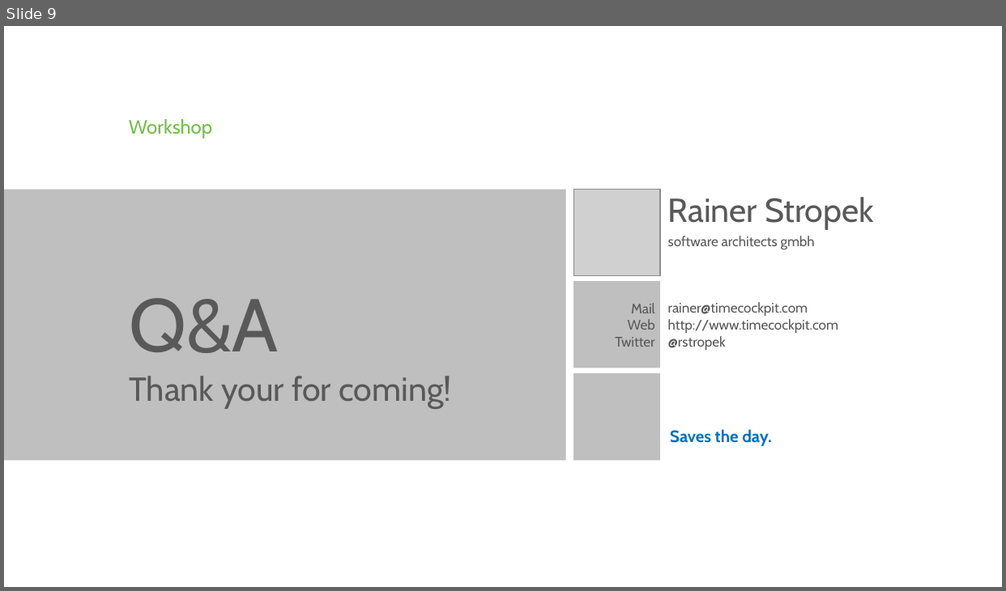
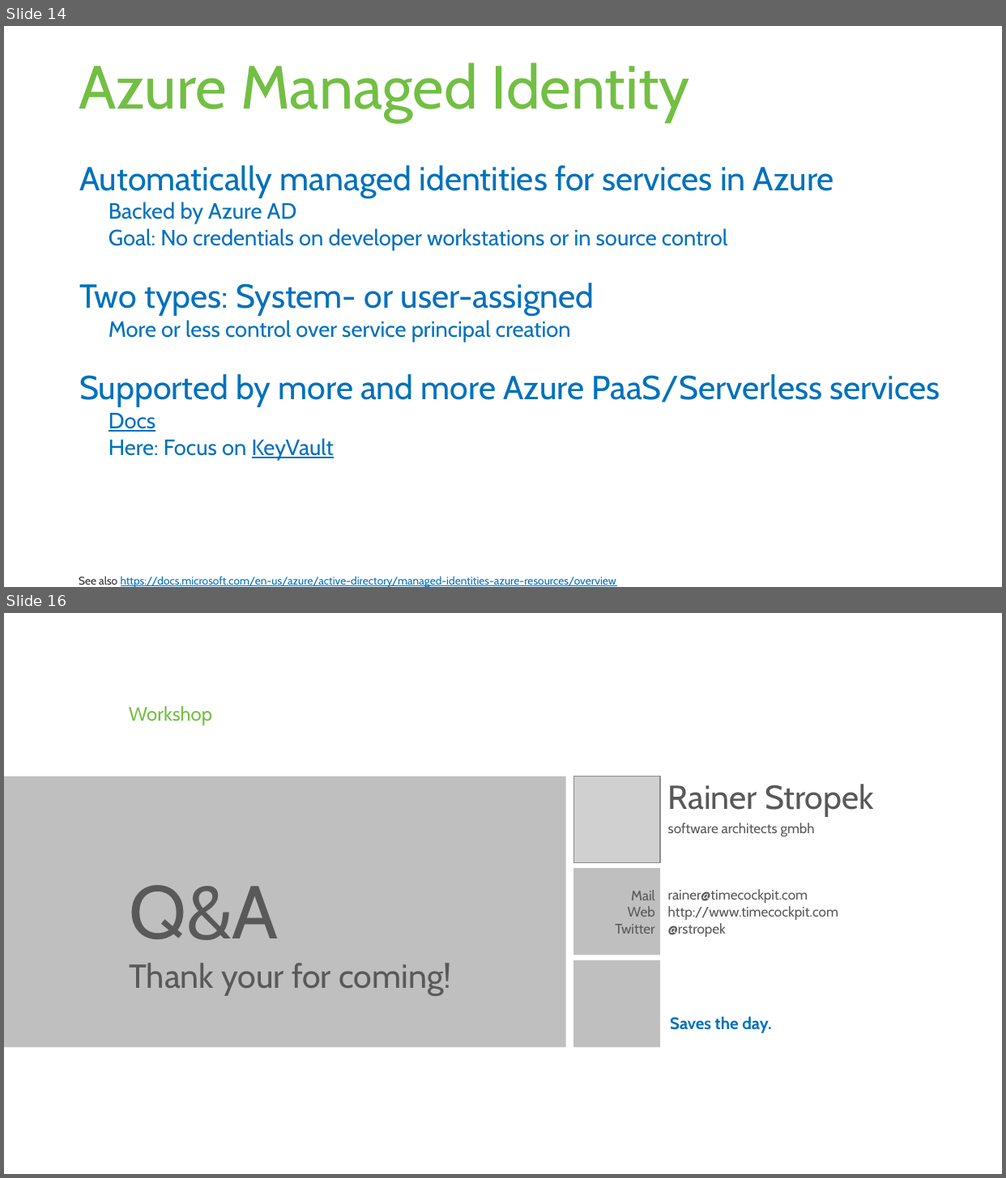
Before and after one commit to rstropek/SecureCodingDotNet, a slide deck: Slides/Secure-Coding-Dot-Net.pptx. Shown one above the other, each under a label of ours: slide 9 before the commit, slides 14 and 16 after it; the slides between them are not shown. The pictures are 1006x591 and 1006x1178 pixels, drawn with LibreOffice and Linux fonts; fonts in the diff are those of the drawing; grey boxes stand for pictures; background and template pictures are left out. Boxes give left, top, right and bottom in pixels: in the first picture for what was removed or moved away, otherwise in the second. Text is boxed around its words. In the diff, an @@ line names an element or a change of style, - is before the commit and + after.

```diff
--- a/Slides/Secure-Coding-Dot-Net.pptx
+++ b/Slides/Secure-Coding-Dot-Net.pptx
@@ slide 14 added at (4,26,1002,587), background #FFFFFF @@
@@ title added at (79,62,690,122), 44 pt, text #72BF44 @@
+Azure Managed Identity
@@ text added at (79,165,940,460), 16 pt, text #0071BC @@
+Automatically managed identities for services in Azure
+  Backed by Azure AD
+  Goal: No credentials on developer workstations or in source control
+Two types: System- or user-assigned
+  More or less control over service principal creation
+Supported by more and more Azure PaaS/Serverless services
+  Docs
+  Here: Focus on KeyVault
@@ text added at (79,576,616,587), 8 pt, text #0070C0, underline @@
+See also https://docs.microsoft.com/en-us/azure/active-directory/managed-identities-azure-resources/overview
@@ what was slide 9 is now slide 16 @@
```
Also in this commit, not shown: 2 slides changed, 7 other slides added, 1 slide removed, 17 other files.
